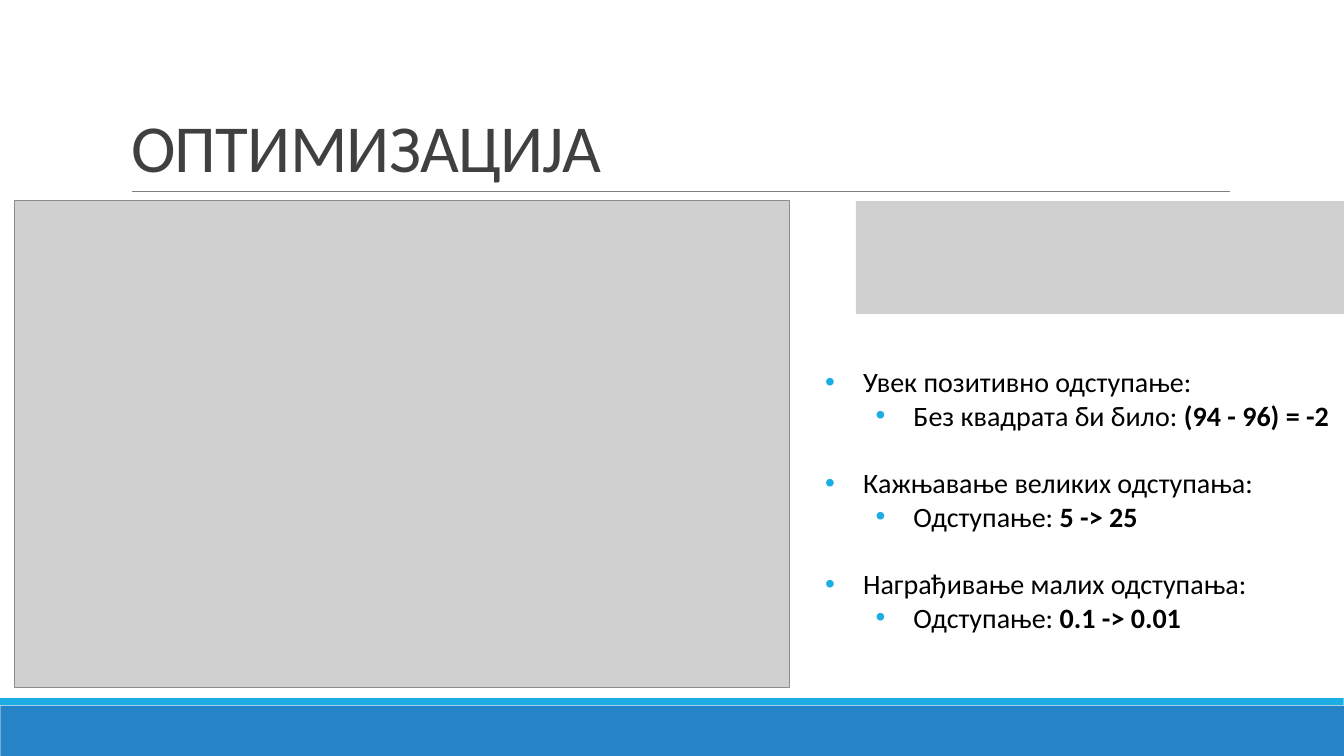
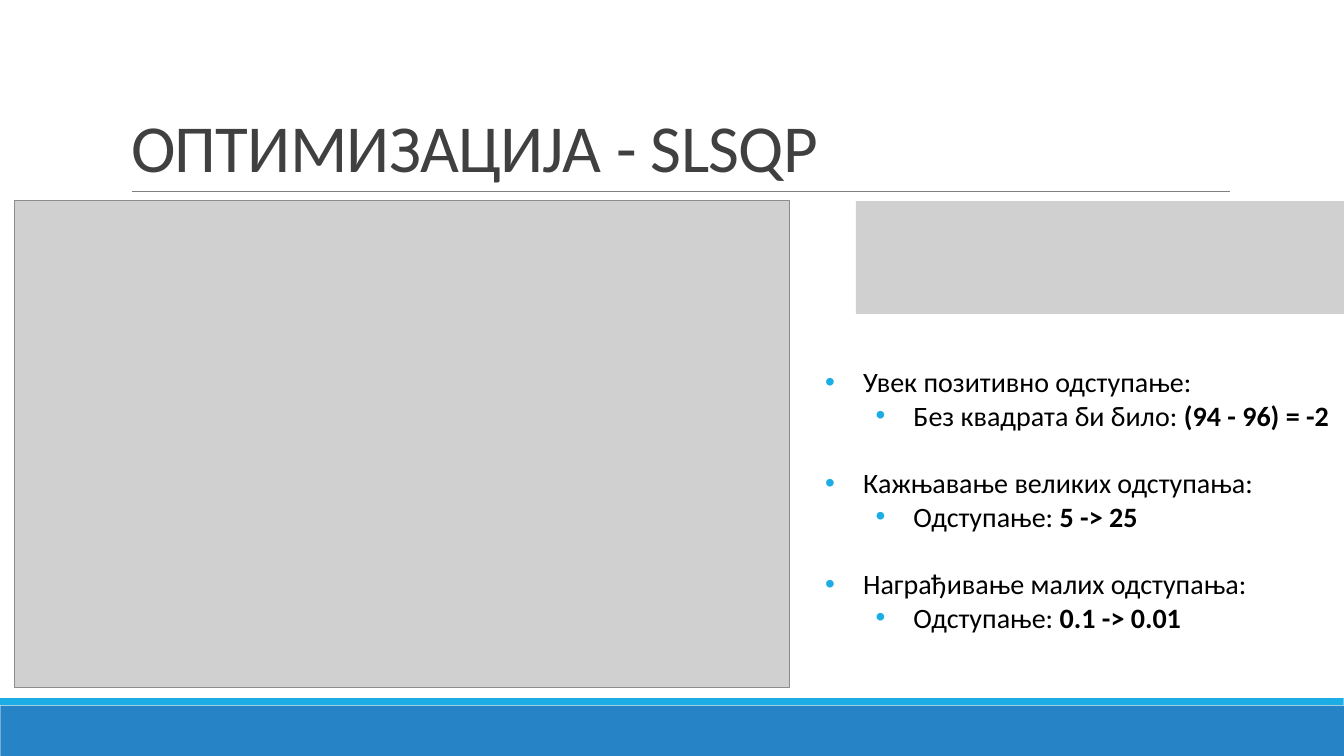
Before and after one commit to bxgda/diplomski-rad, a slide deck: slide 20 of PREZENTACIJA_JB.pptx. Drawn at 1344x756 pixels with LibreOffice and Linux fonts; fonts in the diff are those of the drawing; grey boxes stand for pictures. Boxes give left, top, right and bottom in pixels: in the first picture for what was removed or moved away, otherwise in the second. Text is boxed around its words. In the diff, an @@ line names an element or a change of style, - is before the commit and + after.

```diff
--- a/PREZENTACIJA_JB.pptx
+++ b/PREZENTACIJA_JB.pptx
@@ title at (x1=131, y1=128, x2=818, y2=183): text changed @@
-ОПТИМИЗАЦИЈА
+ОПТИМИЗАЦИЈА - SLSQP
```
Also in this commit, not shown: 9 other slides changed, 1 slide removed.
